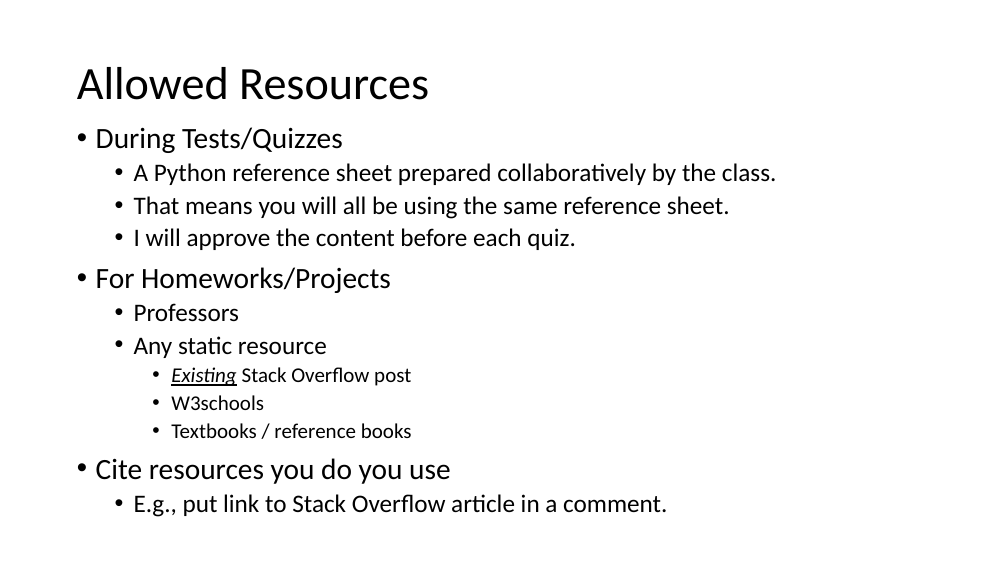
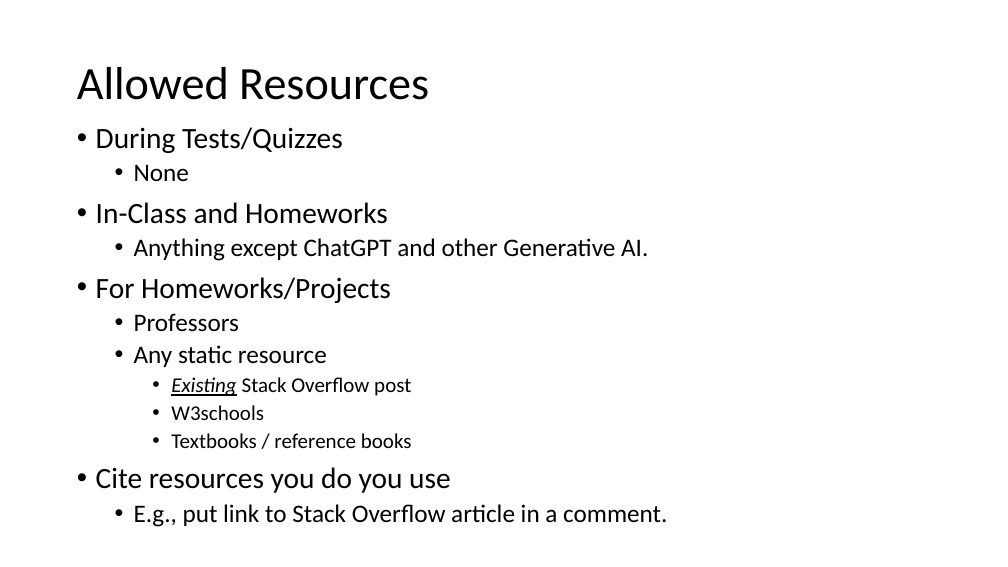
Before and after one commit to KurmasGVSU/KurmasGVSU.github.io, a slide deck: slide 8 of Teaching/Courses/F24/CIS500/LectureNotes/cis500_intro.pptx. Drawn at 1008x567 pixels with LibreOffice and Linux fonts; fonts in the diff are those of the drawing. Boxes give left, top, right and bottom in pixels: in the first picture for what was removed or moved away, otherwise in the second. Text is boxed around its words. In the diff, an @@ line names an element or a change of style, - is before the commit and + after.

```diff
--- a/Teaching/Courses/F24/CIS500/LectureNotes/cis500_intro.pptx
+++ b/Teaching/Courses/F24/CIS500/LectureNotes/cis500_intro.pptx
@@ text at (x1=96, y1=164, x2=648, y2=261): text changed @@
-  • A Python reference sheet prepared collaboratively by the class.
-  • That means you will all be using the same reference sheet.
-  • I will approve the content before each quiz.
+  • None
+• In-Class and Homeworks
+  • Anything except ChatGPT and other Generative AI.
```
Also in this commit, not shown: 6 other slides changed, 5 other files.
